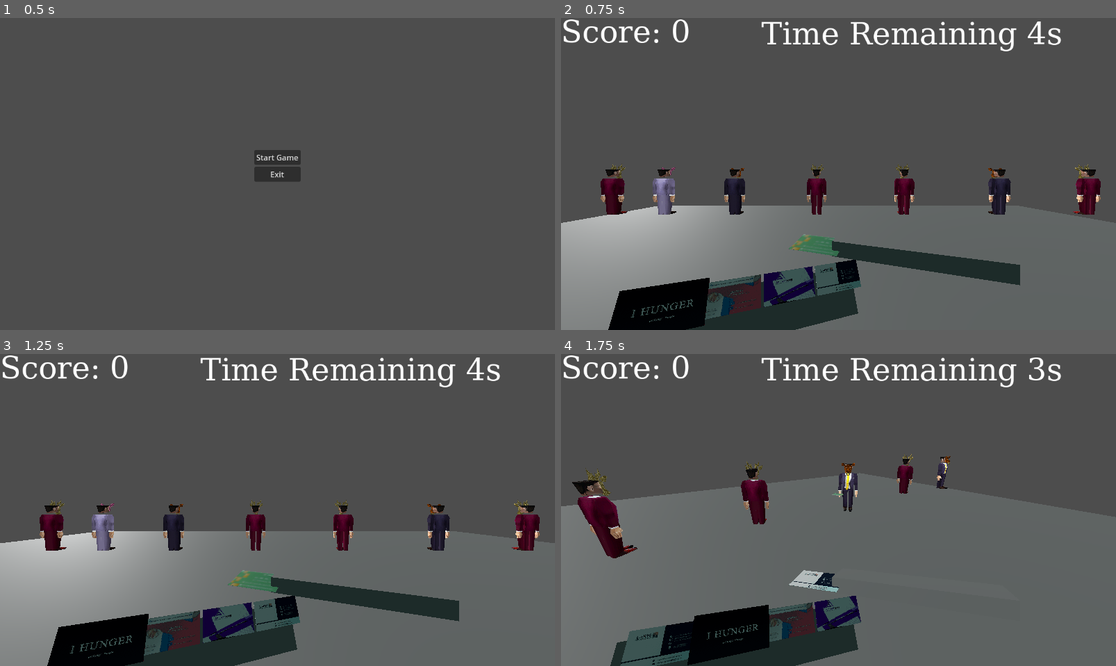
Above: before the commit, frames 1-4 (two rows, left to right).
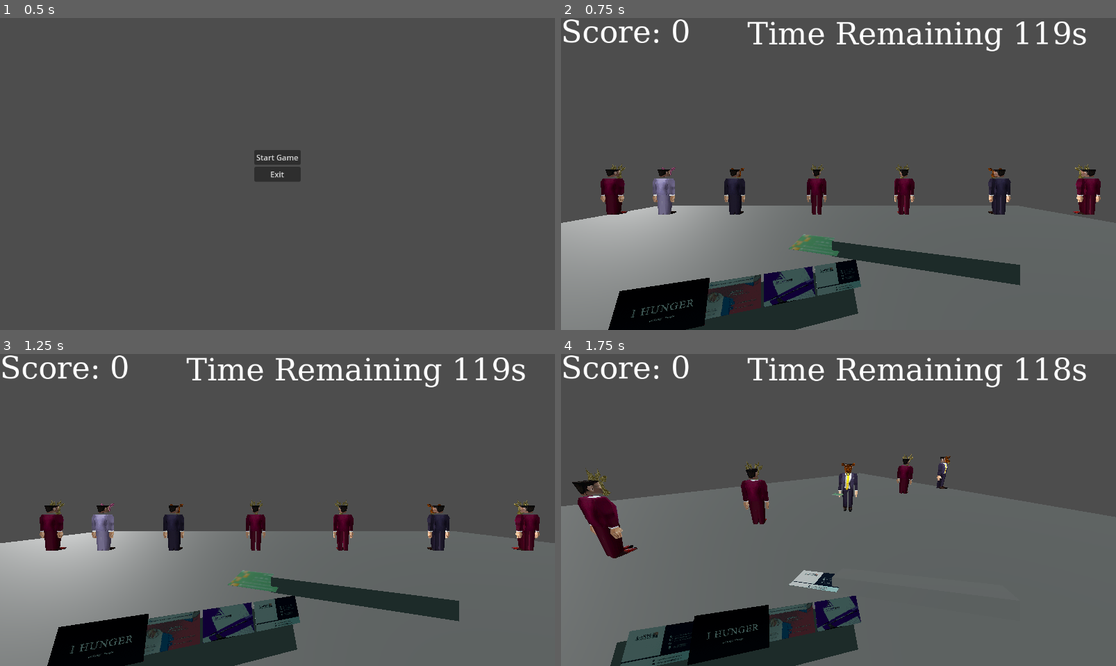
Above: after the commit, the same moments.

Repository: BlackBrad/network-ninja
Game: Godot game, scene res://scenes/main_menu.tscn
Same seed, same stepped clock (60 frames per second), same inputs: the game is played once before the commit and once after it.
Inputs (mouse positions are in pixels of both pictures, inside the frame that each line leads up to):
- Up to frame 1 (0.5 s): no input
- Up to frame 2 (0.75 s): click "Start Game" at 0.5 s
- Up to frame 3 (1.25 s): no input
- Up to frame 4 (1.75 s): tap Enter (ui_accept) at 1.25, 1.52 s; move the mouse to (866, 510) at 1.27 s; hold W (move_forward) from 1.28 s (still down); click (866, 510) at 1.35 s

Frame 1 is identical in both runs. In frame 2, 2.2% of the frame differs, in the area x 33-95%, y 1-11%; in frame 3, 2.2%; in frame 4, 2.2%.

Commit message:
Add restart level

Diff:
--- a/scenes/player.tscn
+++ b/scenes/player.tscn
@@ -1,8 +1,7 @@
-[gd_scene load_steps=6 format=3 uid="uid://dd7n7yllnkgkt"]
+[gd_scene load_steps=5 format=3 uid="uid://dd7n7yllnkgkt"]
 
 [ext_resource type="Script" path="res://scripts/player.gd" id="1_1wvgp"]
 [ext_resource type="PackedScene" uid="uid://bl5jlte0tuf3e" path="res://scenes/business_card_view_model.tscn" id="2_cvu7a"]
-[ext_resource type="AudioStream" uid="uid://ddohn4hcmin61" path="res://audio/sound_effects/sucking_up_cards.mp3" id="3_7hu2g"]
 
 [sub_resource type="CapsuleShape3D" id="CapsuleShape3D_idvwt"]
 
@@ -47,6 +46,3 @@
 
 [node name="BusinessCardViewModel4" parent="Pivot/LeftArm" instance=ExtResource("2_cvu7a")]
 transform = Transform3D(1, -2.7907e-06, -9.85627e-06, 2.7907e-06, 1, 1.10163e-06, 2.34673e-06, -2.62299e-07, 4.2, -0.335209, 0.854374, -0.329046)
-
-[node name="SuckCard" type="AudioStreamPlayer" parent="."]
-stream = ExtResource("3_7hu2g")
--- a/scenes/test_level.tscn
+++ b/scenes/test_level.tscn
@@ -1,8 +1,9 @@
-[gd_scene load_steps=10 format=3 uid="uid://dcp57wnxwqpe2"]
+[gd_scene load_steps=11 format=3 uid="uid://dcp57wnxwqpe2"]
 
 [ext_resource type="PackedScene" uid="uid://dwtb7l5ft0omk" path="res://scenes/hud.tscn" id="1_tntyl"]
 [ext_resource type="PackedScene" uid="uid://dd7n7yllnkgkt" path="res://scenes/player.tscn" id="1_wn24y"]
 [ext_resource type="PackedScene" uid="uid://cy3ros6x4injp" path="res://scenes/atendee.tscn" id="2_0xd3t"]
+[ext_resource type="Script" path="res://scripts/RestartTimer.gd" id="3_arute"]
 [ext_resource type="AudioStream" uid="uid://cl1de75dcn4st" path="res://audio/music/8bit Bossa-distored.mp3" id="4_h6h16"]
 [ext_resource type="Script" path="res://scripts/Audio.gd" id="5_odctq"]
 [ext_resource type="AudioStream" uid="uid://chft6fpi5hr4" path="res://audio/music/Dark-Intro-distorted-speedup-16.mp3" id="5_xmq4a"]
@@ -17,8 +18,13 @@
 
 [node name="hud" parent="." instance=ExtResource("1_tntyl")]
 
+[node name="RestartTimer" type="Timer" parent="hud"]
+wait_time = 15.0
+one_shot = true
+script = ExtResource("3_arute")
+
 [node name="LevelTimer" type="Timer" parent="."]
-wait_time = 5.0
+wait_time = 120.0
 one_shot = true
 autostart = true
 script = ExtResource("8_rudoo")
--- /dev/null
+++ b/scripts/RestartTimer.gd
@@ -0,0 +1,4 @@
+extends Timer
+
+func _ready():
+	timeout.connect(get_node("/root/ScoringSystem").on_restart)
--- a/scripts/hud.gd
+++ b/scripts/hud.gd
@@ -13,3 +13,4 @@
 func _on_level_timer_timeout():
 	get_tree().call_group("attendees", "_on_seagal")
 	get_tree().call_group("audio", "_on_seagal")
+	$RestartTimer.start()
--- a/scripts/scoring_system.gd
+++ b/scripts/scoring_system.gd
@@ -2,6 +2,8 @@
 
 var total_score = 0
 var hud = null
+
+var game_start = preload("res://scenes/test_level.tscn")
 
 func add_card_flight_time(flight_time):
 	total_score += flight_time * 10
@@ -15,3 +17,8 @@
 	print("NEW SCORE: %d" % total_score)
 	if hud:
 		hud.set_score(total_score)
+
+func on_restart():
+	print("Restarting level")
+	var scene_tree = get_tree()
+	scene_tree.change_scene_to_packed(game_start)
Not shown, changed: .gitignore
